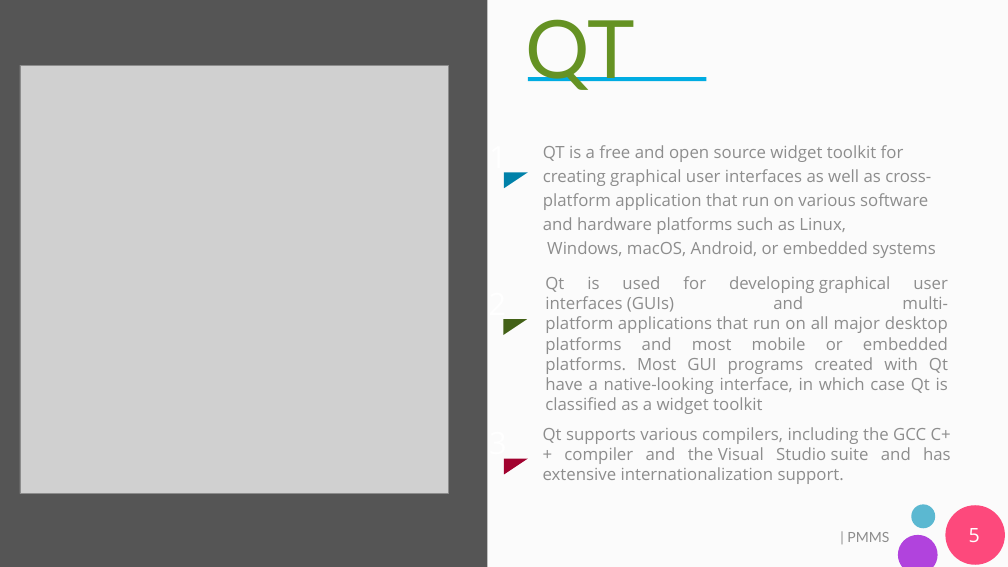
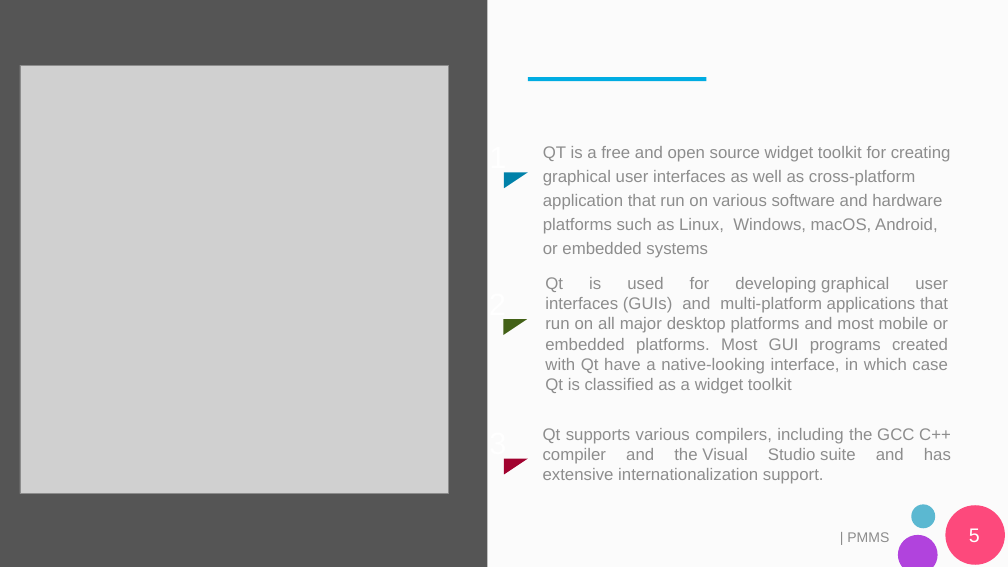
Before and after one commit to roncyrthomas/Blockchain, a slide deck: slide 5 of mp final/pmms.pptx. Drawn at 1008x567 pixels with LibreOffice and Linux fonts; fonts in the diff are those of the drawing; grey boxes stand for pictures. Boxes give left, top, right and bottom in pixels: in the first picture for what was removed or moved away, otherwise in the second. Text is boxed around its words. In the diff, an @@ line names an element or a change of style, - is before the commit and + after.

```diff
--- a/mp final/pmms.pptx
+++ b/mp final/pmms.pptx
@@ title removed at (526,19,635,90) @@
-QT
@@ font Open Sans to Arial in 3 elements at (543,146,951,258), (545,277,948,394), (543,428,951,484) @@
@@ text "| PMMS" at (847,532,889,542): font Lato to Arial @@
```
Also in this commit, not shown: 7 other slides changed, 1 slide removed, 2 other files.
